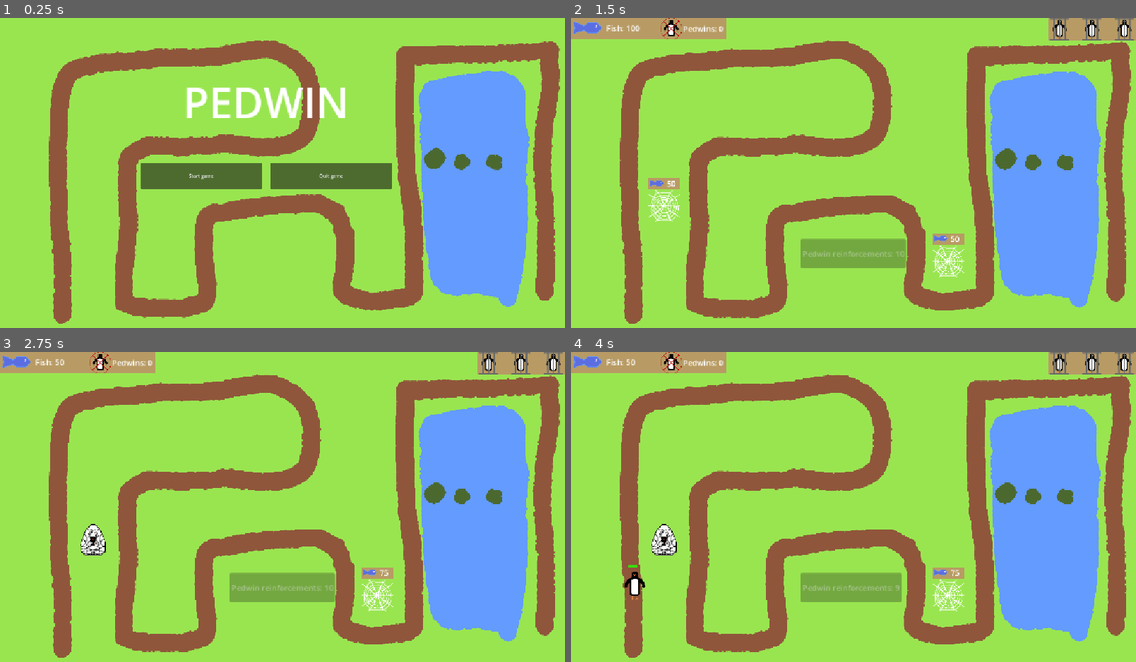
Above: before the commit, frames 1-4 (two rows, left to right).
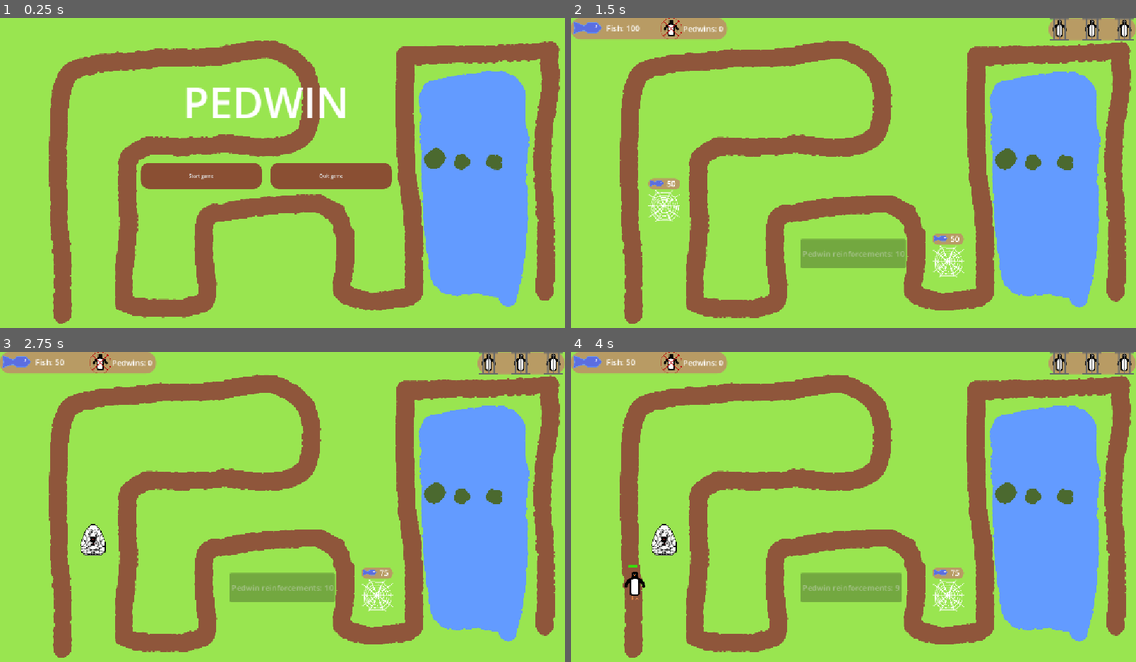
Above: after the commit, the same moments.

Repository: CrimsonCloak/pedwin
Game: Godot game, scene res://Scenes/menu.tscn
Two runs of this game, one before a commit and one after it. Both use one fixed random seed, a clock stepped at 60 frames per second and the inputs below.
Inputs (mouse positions are in pixels of both pictures, inside the frame that each line leads up to):
- Up to frame 1 (0.25 s): no input
- Up to frame 2 (1.5 s): click "Start game" at 0.5 s; click "Start Pedwinvasion" at 1.25 s
- Up to frame 3 (2.75 s): tap Enter at 2 s; move the mouse to (90, 541) at 2.02 s; click (90, 541) at 2.17 s
- Up to frame 4 (4 s): tap Space at 2.75 s; move the mouse to (949, 593) at 2.77 s; click (949, 593) at 2.92 s; move the mouse to (910, 441) at 3.52 s; click (910, 441) at 3.67 s

The runs differ from the first frame. In frame 1, 3.6% of the frame differs, in the area x 24-70%, y 46-56%; in frame 2, 0.2%; in frame 3, 0.1%; in frame 4, 0.1%.

Commit message:
Add intial normal button theming

Diff:
--- a/Themes/pedwin_theme.tres
+++ b/Themes/pedwin_theme.tres
@@ -1,7 +1,19 @@
 [gd_resource type="Theme" format=3 uid="uid://dkljko27aqiii"]
+
+[sub_resource type="StyleBoxFlat" id="StyleBoxFlat_7cq25"]
+bg_color = Color(0.54105604, 0.30867898, 0.20079505, 1)
+corner_radius_top_left = 30
+corner_radius_top_right = 30
+corner_radius_bottom_right = 30
+corner_radius_bottom_left = 30
 
 [sub_resource type="StyleBoxFlat" id="StyleBoxFlat_temba"]
 bg_color = Color(0.72156864, 0.60784316, 0.39215687, 1)
+corner_radius_top_left = 20
+corner_radius_top_right = 20
+corner_radius_bottom_right = 20
+corner_radius_bottom_left = 20
 
 [resource]
+Button/styles/normal = SubResource("StyleBoxFlat_7cq25")
 Panel/styles/panel = SubResource("StyleBoxFlat_temba")
